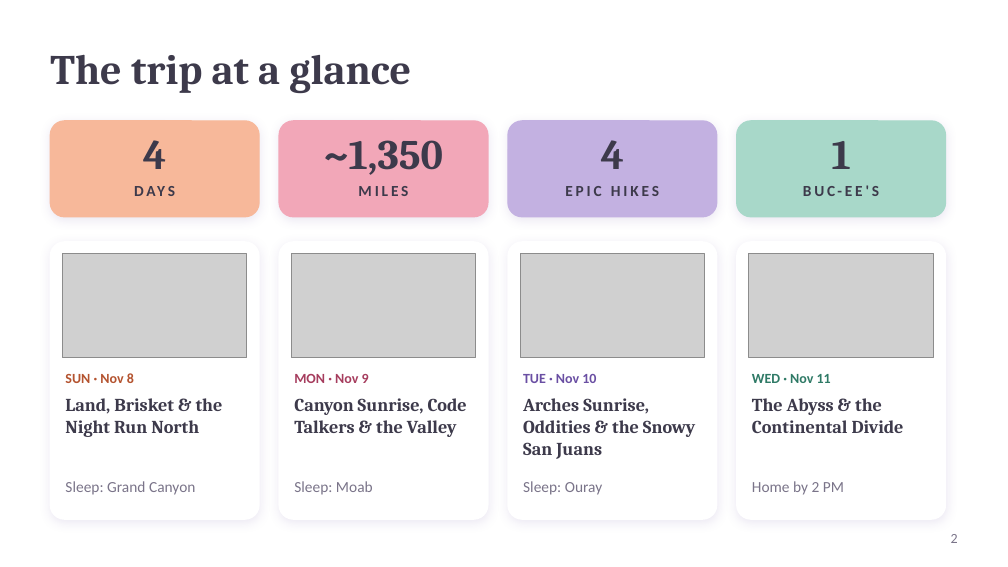
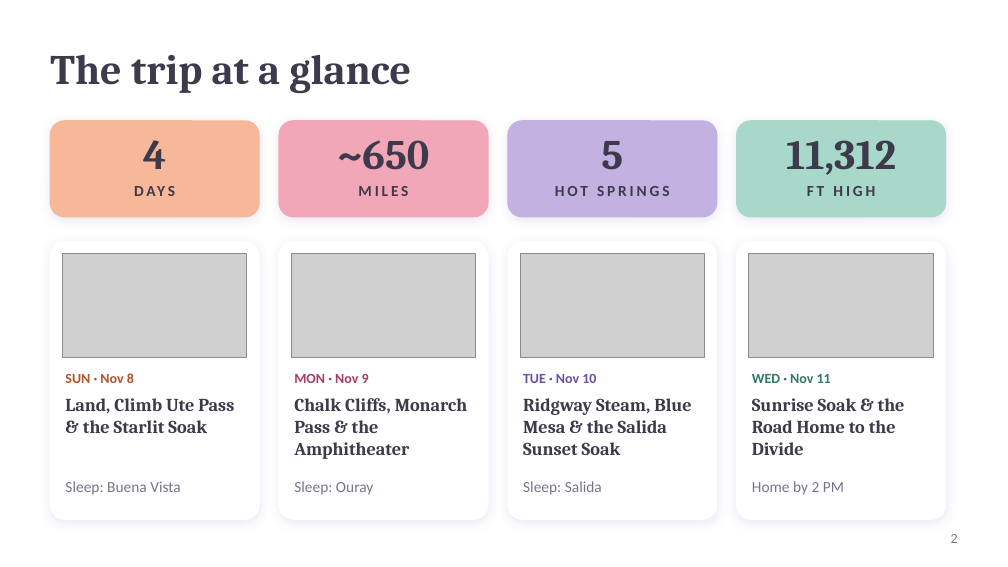
Before and after one commit to kohl-crypto/desert-to-divide, a slide deck: slide 2 of Desert-to-Divide-Tour-Guide.pptx. Drawn at 1008x567 pixels with LibreOffice and Linux fonts; fonts in the diff are those of the drawing; grey boxes stand for pictures. Boxes give left, top, right and bottom in pixels: in the first picture for what was removed or moved away, otherwise in the second. Text is boxed around its words. In the diff, an @@ line names an element or a change of style, - is before the commit and + after.

```diff
--- a/Desert-to-Divide-Tour-Guide.pptx
+++ b/Desert-to-Divide-Tour-Guide.pptx
@@ text at [338,140,430,170]: text changed @@
-~1,350
+~650
@@ text at [601,141,623,170]: text changed @@
-4
+5
@@ text at [786,140,896,175]: text changed @@
-1
+11,312
@@ text at [555,186,669,196]: text changed @@
-EPIC HIKES
+HOT SPRINGS
@@ text at [807,186,875,196]: text changed @@
-BUC-EE'S
+FT HIGH
@@ text at [65,398,234,433]: text changed @@
-Land, Brisket & the Night Run North
+Land, Climb Ute Pass & the Starlit Soak
@@ text at [294,398,468,459]: text changed @@
-Canyon Sunrise, Code Talkers & the Valley
+Chalk Cliffs, Monarch Pass & the Amphitheater
@@ text at [523,398,692,455]: text changed @@
-Arches Sunrise, Oddities & the Snowy San Juans
+Ridgway Steam, Blue Mesa & the Salida Sunset Soak
@@ text at [752,398,905,455]: text changed @@
-The Abyss & the Continental Divide
+Sunrise Soak & the Road Home to the Divide
@@ text at [65,481,181,495]: text changed @@
-Sleep: Grand Canyon
+Sleep: Buena Vista
@@ text at [294,481,373,495]: text changed @@
-Sleep: Moab
+Sleep: Ouray
@@ text at [523,481,602,495]: text changed @@
-Sleep: Ouray
+Sleep: Salida
```
Also in this commit, not shown: 16 other slides changed, 25 other files.
